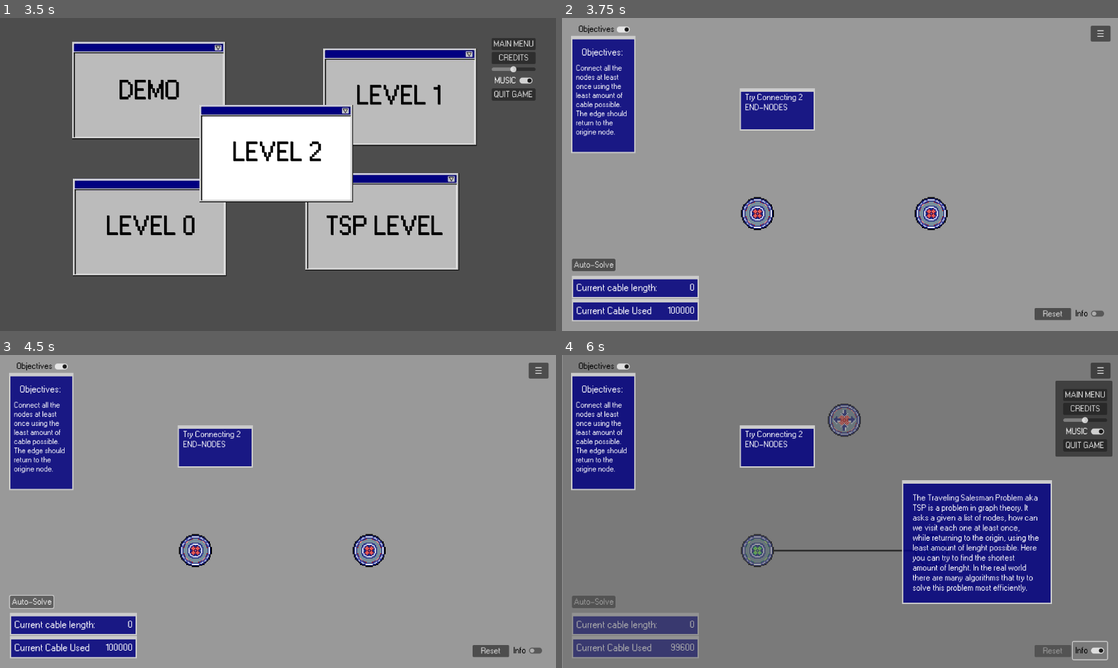
Above: before the commit, frames 1-4 (two rows, left to right).
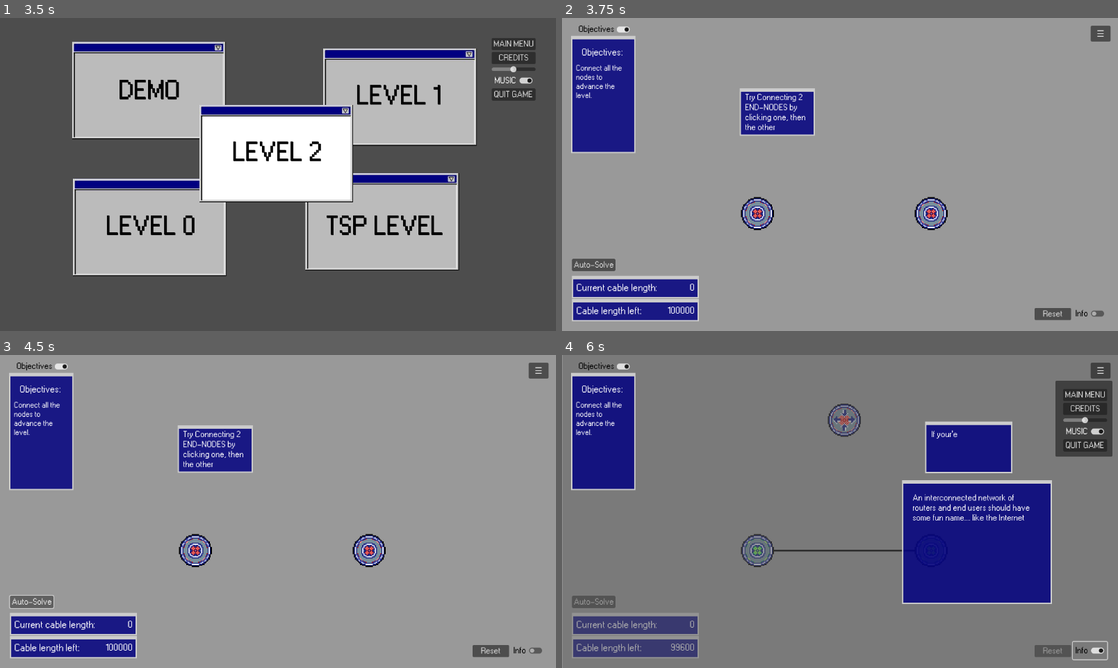
Above: after the commit, the same moments.

Repository: BcubeStudios/Netspace-Game
Game: Godot game, scene res://scenes/opening.tscn
The game is run twice, just before and just after one commit, with the same random seed, the same clock (stepped at 60 frames per second) and the same inputs.
Inputs (mouse positions are in pixels of both pictures, inside the frame that each line leads up to):
- Up to frame 1 (3.5 s): move the mouse to (400, 158) at 0.52 s; click (400, 158) at 0.67 s; click "START GAME" at 1.25 s; move the mouse to (166, 190) at 2.02 s; click (166, 190) at 2.17 s; move the mouse to (333, 105) at 2.77 s; click (333, 105) at 2.92 s
- Up to frame 2 (3.75 s): click "LEVEL 0" at 3.5 s
- Up to frame 3 (4.5 s): click "Auto-Solve" at 4.25 s
- Up to frame 4 (6 s): click "☰" at 5 s; click "Info" at 5.75 s

Frame 1 is identical in both runs. In frame 2, 1.0% of the frame differs, in the area x 2-46%, y 17-96%; in frame 3, 1.0%; in frame 4, 7.2%, in the area x 2-86%, y 17-96%.

Commit message:
bug fixes

Diff:
--- a/GodotWorkspace/scenes/level_0.tscn
+++ b/GodotWorkspace/scenes/level_0.tscn
@@ -18,13 +18,14 @@
 offset_right = 40.0
 offset_bottom = 40.0
 mouse_filter = 1
+theme = ExtResource("4_nmj0y")
 
 [node name="panel1" type="Panel" parent="Control"]
 layout_mode = 0
 offset_left = 409.0
 offset_top = 162.0
 offset_right = 582.0
-offset_bottom = 259.0
+offset_bottom = 271.0
 theme = ExtResource("4_nmj0y")
 
 [node name="Label" type="Label" parent="Control/panel1"]
@@ -33,5 +34,21 @@
 offset_top = 11.0
 offset_right = 161.0
 offset_bottom = 90.0
-text = "Try Connecting 2 END-NODES"
+text = "Try Connecting 2 END-NODES by clicking one, then the other"
 autowrap_mode = 2
+
+[node name="Panel2" type="Panel" parent="Control"]
+layout_mode = 0
+offset_left = 836.0
+offset_top = 153.0
+offset_right = 1037.0
+offset_bottom = 272.0
+
+[node name="Label" type="Label" parent="Control/Panel2"]
+layout_mode = 0
+offset_left = 14.0
+offset_top = 20.0
+offset_right = 187.0
+offset_bottom = 104.0
+text = "If your'e "
+autowrap_mode = 2
--- a/GodotWorkspace/scripts/director.gd
+++ b/GodotWorkspace/scripts/director.gd
@@ -89,7 +89,10 @@
 	var edge = edge_scene.instantiate()
 	edge.activate(point1, point2)
 	# check if the edge would be valid
-	if(current_phedge.origin.add_edge(edge) and current_point.add_edge(edge) and change_length_left(edge.length)):
+	if(current_phedge.origin.possible_edge(edge) and current_point.possible_edge(edge) and change_length_left(edge.length)):
+		#add to edges
+		current_phedge.origin.add_edge(edge)
+		current_point.add_edge(edge)
 		# reset phedge
 		current_phedge.reset_origin()
 		# add edge to array
@@ -101,10 +104,6 @@
 	# abort edge creation if not valid
 	else:
 		# fully remove edge from its points
-		current_phedge.origin.remove_edge(edge)
-		current_phedge.origin.redraw()
-		current_point.remove_edge(edge)
-		current_point.redraw()
 		edge.queue_free()
 		# reset phedge
 		current_phedge.reset_origin()
--- a/GodotWorkspace/scripts/end_point.gd
+++ b/GodotWorkspace/scripts/end_point.gd
@@ -29,6 +29,8 @@
 	return false
 
 func remove_edge(p_edge:Edge) -> bool:
+	if edge ==null :
+		return false
 	if(p_edge.id == edge.id):
 		edge = null
 		return true
--- a/GodotWorkspace/scripts/level_0.gd
+++ b/GodotWorkspace/scripts/level_0.gd
@@ -8,13 +8,15 @@
 	step = 0
 	dir.max_phedge = 1000
 	dir.set_cable_length(100000)
-	$HUD/InfoPanel/InfoLabel.text = "The Traveling Salesman Problem aka TSP is a problem in graph theory. It asks a given a list of nodes, how can we visit each one at least once, while returning to the origin, using the least amount of lenght possible. Here you can try to find the shortest amount of lenght. In the real world there are many algorithms that try to solve this problem most efficiently."
-	$HUD/ObjectivesPanel/ObjectivesLabel.text = "Connect all the nodes at least once using the least amount of cable possible. The edge should return to the origine node."
-
-	$gamePanel/cablePanel/cable_Label.text = "Current Cable Used"
+	$HUD/InfoPanel/InfoLabel.text = "An interconnected network of routers and end users should have some fun name.... like the Internet"
+	$HUD/ObjectivesPanel/ObjectivesLabel.text = "Connect all the nodes to advance the level."
 
 	dir.create_end_point("point1", (Vector2i(450, 450)))
 	dir.create_end_point("point2", (Vector2i(850, 450)))
+
+	$Control/panel1.show()
+	$Control/Panel2.hide()
+
 
 func level_won():
 	if step >= 5:
@@ -26,9 +28,12 @@
 func next_step():
 	match step:
 		1:
+			$Control/panel1.hide()
+			$Control/Panel2.show()
 			await Global.wait(0.5)
 			dir.create_point("point3", (Vector2i(650, 150)))
 		2:
+			$Control/Panel2.hide()
 			await Global.wait(0.5)
 			dir.create_end_point("point4", (Vector2i(650, 550)))
 		3:
--- a/GodotWorkspace/scripts/point.gd
+++ b/GodotWorkspace/scripts/point.gd
@@ -30,6 +30,7 @@
 
 func remove_edge(edge:Edge) -> bool:
 	var x = 0
+
 	for old_edge in edges:
 		if old_edge.id == edge.id:
 			edges.remove_at(x)
